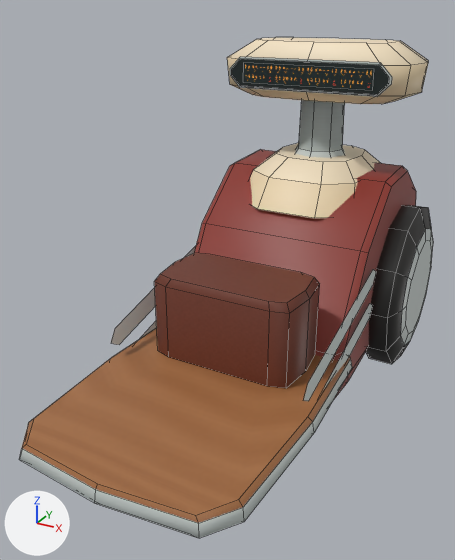
The FBX model unity/Assets/Suborned/Scenery/HarbourRobots/Porter-L2.fbx, before and after one commit.
Before and after are seen from a camera (50 mm lens) standing at (0.94, -2.06, 1.48) and looking at (-0.08, -0.21, 0.55). Arrows for +X, +Y and +Z are at lower left; the lights stay in place. The first picture is the older version. Mesh edges are drawn as thin lines. Where no turn or scale is listed for an object, it has been applied to the vertices.

The older version as bpy lines, for what is in view:
```python
ob_porter_head_face = bpy.data.objects.new('Porter_Head_Face', me_porter_head_face)
ob_porter_head_face.location = (0.0, 0.0, 0.0)
ob_porter_silhouette = bpy.data.objects.new('Porter_Silhouette', me_porter_silhouette)
ob_porter_silhouette.location = (0.0, 0.0, 0.0)
# me_porter_head_face
# before: 0 (-0.262, 0.263, 1.192) at pixel (243, 82), 1 (0.262, 0.263, 1.192) at pixel (372, 90), 2 (0.262, 0.263, 1.265) at pixel (374, 69), 3 (-0.262, 0.263, 1.265) at pixel (243, 62)
```
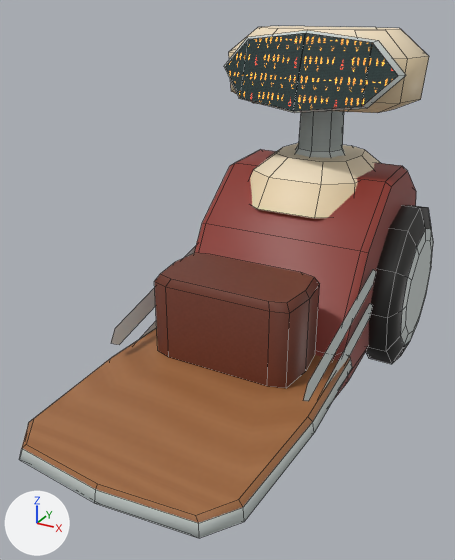
Edits to the bpy script that builds the scene:
```text
Change mat_harbourporterdisplay:
    where n0 = _N.new('ShaderNodeBsdfPrincipled'); n0.name = 'Principled BSDF'
    n0.inputs[28].default_value: 0.72 -> 2.3  # 'Emission Strength'
    where n4 = _N.new('ShaderNodeMapping'); n4.name = 'Mapping'
    n4.inputs[3].default_value: (0.25, 1.0, 1.0) -> (0.25, 0.5, 1.0)  # 'Scale'
    add n4.inputs[1].default_value = (0.0, 0.5, 0.0)  # 'Location'
    where n7 = _N.new('ShaderNodeMapping'); n7.name = 'Mapping.001'
    n7.inputs[3].default_value: (0.25, 1.0, 1.0) -> (0.25, 0.5, 1.0)  # 'Scale'
    add n7.inputs[1].default_value = (0.0, 0.5, 0.0)  # 'Location'
Change me_porter_silhouette:
    used by ob_porter_silhouette; location = (0.0, 0.0, 0.0)
    remove me_porter_silhouette.from_pydata(...)  # 418 vertices, 302 faces; spans x -0.47..0.47, y -1.08..0.9, z 0.0..1.35
    add me_porter_silhouette.from_pydata(...)  # 410 vertices, 306 faces; spans x -0.47..0.47, y -1.08..0.9, z 0.0..1.39
    me_porter_silhouette part 1: the loose piece of 8 vertices spanning x -0.33..0.33, y 0.27, z 1.17..1.29 is deleted
    me_porter_silhouette part 2: the loose piece of 8 vertices spanning x -0.32..0.32, y 0.26, z 1.18..1.28 is deleted
    me_porter_silhouette part 3
    12 vertices are removed from x -0.41..0.41, y 0.46..0.64, z 1.13..1.35
    19 faces are deleted
    36 vertices move from x -0.39..0.38, y 0.27..0.65, z 1.13..1.35 to x -0.41..0.41, y 0.21..0.64, z 1.1..1.39
    20 vertices are added at x -0.37..0.37, y 0.16..0.65, z 1.1..1.39
    25 new faces join them
Change me_porter_head_face:
    used by ob_porter_head_face; location = (0.0, 0.0, 0.0)
    verts and faces of me_porter_head_face; kept vertices keep their numbers, new ones are numbered from 4
    remove me_porter_head_face.from_pydata(...)  # 4 vertices, 1 face; spans x -0.262..0.262, y 0.263, z 1.192..1.265
    add me_porter_head_face.from_pydata(...)  # 8 vertices, 4 faces; spans x -0.347..0.347, y 0.162..0.266, z 1.113..1.38
    me_porter_head_face part 4
    add delete_vertices([*range(0, 4)])  # with the faces that use them
    add verts[4] = (-0.347, 0.266, 1.246)  # pixel (225, 66)
    add verts[5] = (-0.246, 0.202, 1.141)  # pixel (240, 97)
    add verts[6] = (-0.246, 0.265, 1.352)  # pixel (248, 39)
    add verts[7] = (0.0, 0.162, 1.113)  # pixel (293, 110)
    add verts[8] = (0.0, 0.242, 1.38)  # pixel (305, 33)
    add verts[9] = (0.246, 0.202, 1.141)  # pixel (361, 106)
    add verts[10] = (0.246, 0.265, 1.352)  # pixel (372, 42)
    add verts[11] = (0.347, 0.266, 1.246)  # pixel (397, 75)
    add faces += [(4, 5, 6), (5, 7, 8, 6), (7, 9, 10, 8), (9, 11, 10)]
```

Location of each change, (x1, y1, x2, y2) in pixels of the pictures (455 x 560 px; the box of a moved part takes in the faces that stretch with it):
'Porter_Silhouette', reshaped
    before: (20, 37, 433, 538)
    after: (20, 26, 433, 538)
'Porter_Head_Face', surface changed, reshaped (32% wider, 182% taller)
    before: (243, 63, 374, 90)
    after: (225, 33, 398, 111)
part 1 of me_porter_silhouette, deleted
    before: (230, 57, 392, 97)
part 2 of me_porter_silhouette, deleted
    before: (231, 59, 389, 95)
part 3 of me_porter_silhouette, moved or reshaped
    before: (227, 37, 428, 104)
    after: (224, 26, 429, 113)
